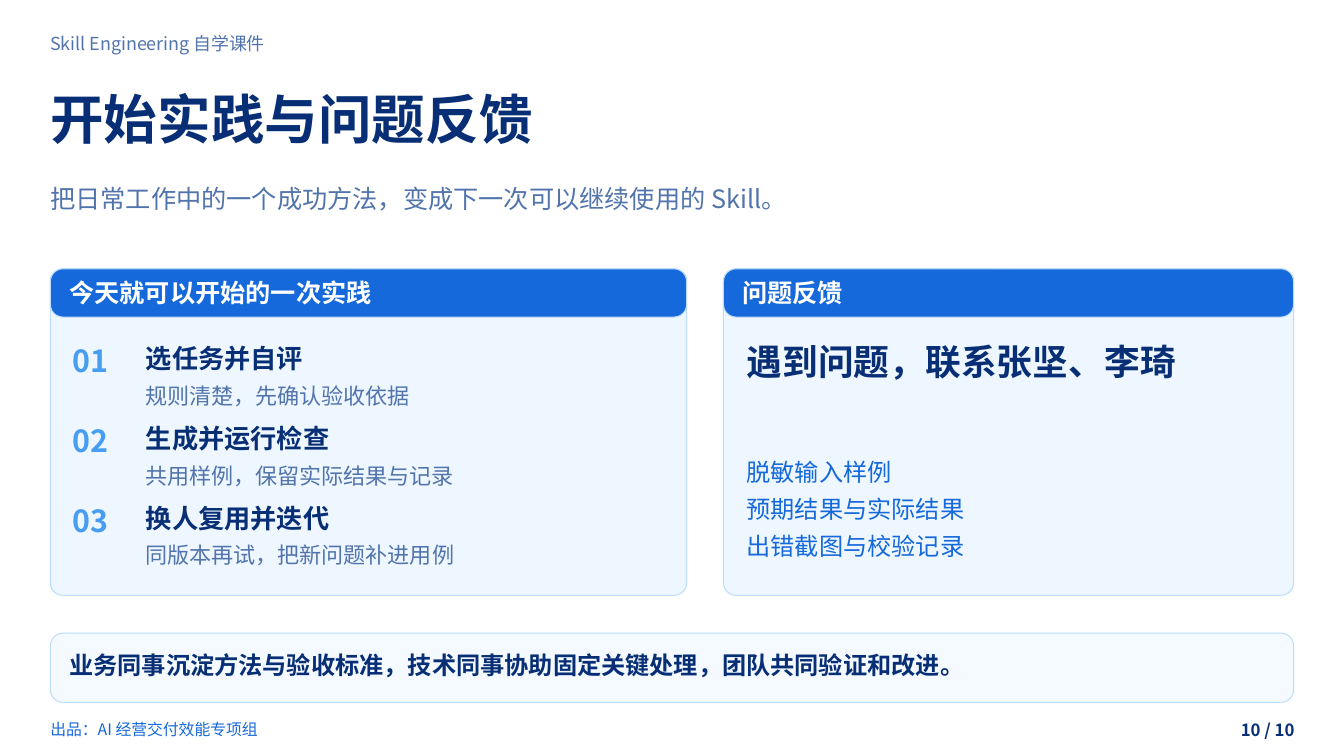
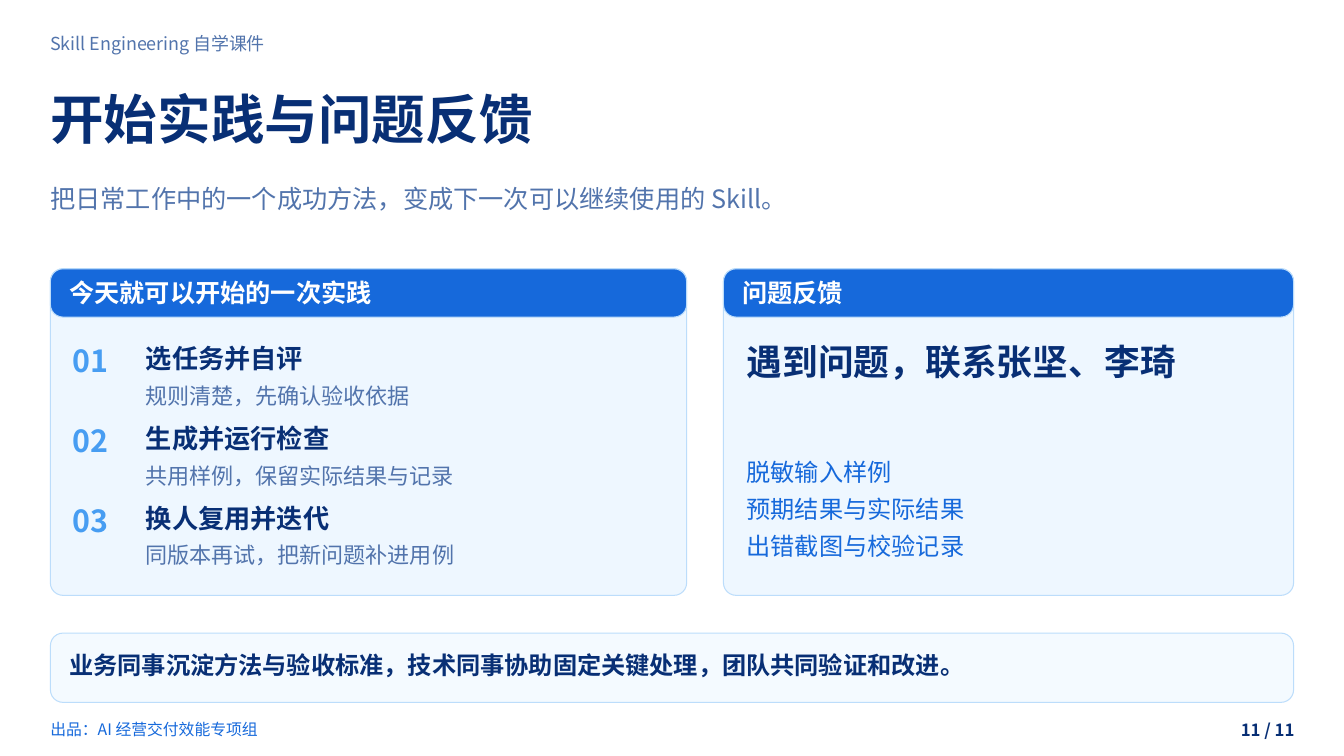
Before and after one commit to zhangjian0410/skill-engineering-guide, a slide deck: slide 11 of dist/downloads/skill-engineering.pptx (slide 10 before the commit). Drawn at 1344x756 pixels with LibreOffice and Linux fonts; fonts in the diff are those of the drawing; background and template pictures are left out. Boxes give left, top, right and bottom in pixels: in the first picture for what was removed or moved away, otherwise in the second. Text is boxed around its words. In the diff, an @@ line names an element or a change of style, - is before the commit and + after.

```diff
--- a/dist/downloads/skill-engineering.pptx
+++ b/dist/downloads/skill-engineering.pptx
@@ text at box(1241, 723, 1295, 736): text changed @@
-10 / 10
+11 / 11
```
Also in this commit, not shown: 9 other slides changed, 1 slide added, 17 other files.
